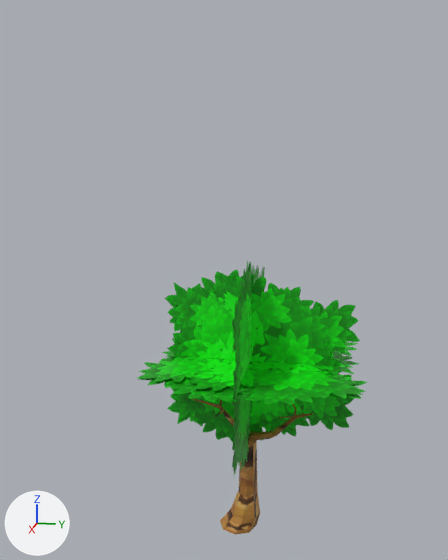
What one commit did to the Blender file Assets/Prefabs/Tree/Tree.blend.
Rendered twice from a 50 mm lens placed at (16.64, 2.88, 11.46), pointed at (-0.12, -0.47, 7.27). The axes (+X, +Y, +Z) are drawn at lower left. The lights are the same throughout.

In view in the first picture: 'Tree'.
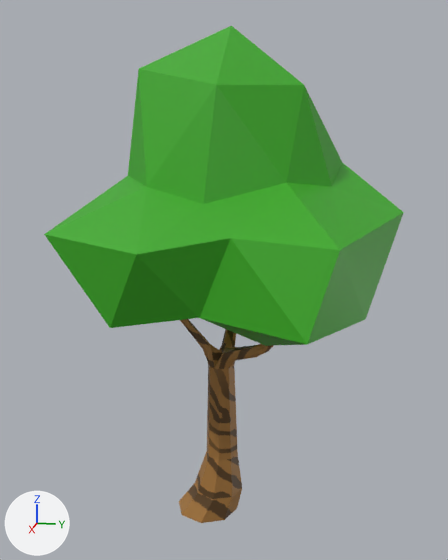
Location of each change, (x1, y1, x2, y2) in pixels of the pictures (448 x 560 px; the box of a moved part takes in the faces that stretch with it):
'Tree', surface changed, reshaped, rescaled (green to brown)
    before: (138, 261, 367, 534)
    after: (44, 26, 404, 523)
part 1 of me_cube_001, moved or reshaped
    before: (193, 399, 313, 534)
    after: (179, 319, 274, 523)
part 2 of me_cube_001, added (green)
    after: (44, 26, 404, 346)
part 3 of me_cube_001, deleted (green)
    before: (138, 340, 363, 405)
part 4 of me_cube_001, deleted (green)
    before: (139, 351, 367, 402)
part 5 of me_cube_001, deleted (green)
    before: (165, 261, 360, 474)

What the commit changed:
Picture 'Wood.png' (img_wood_png) is new.
Material 'Tree' (mat_tree) changes its picture from img_leaf_png to img_wood_png.
me_cube_001 is used by ob_tree; location (0.0, 0.0, 0.0).
Verts and faces of me_cube_001; kept vertices keep their numbers, new ones are numbered from 227.
Before the commit, vertices of me_cube_001: 203 (0.51, -2.22, 7.93), 204 (0.45, -2.22, 2.35), 205 (0.51, 3.36, 7.93), 206 (0.45, 3.36, 2.35), 211 (-2.62, 0.41, 2.21).
Before the commit, vertices of me_cube_001: 212 (3.38, 0.41, 2.21), 213 (-2.62, 0.41, 8.21), 214 (3.38, 0.41, 8.21), 215 (-2.62, 0.38, 8.21), 216 (3.38, 0.38, 8.21).
Before the commit, vertices of me_cube_001: 217 (-2.62, 0.38, 2.21), 218 (3.38, 0.38, 2.21), 219 (0.49, -2.22, 2.35), 220 (0.55, -2.22, 7.93), 221 (0.49, 3.36, 2.35).
Before the commit, vertices of me_cube_001: 222 (0.55, 3.36, 7.93).
me_cube_001 had 227 vertices, 196 faces and spanned x -2.64..3.38, y -2.44..3.56, z -0.41..8.21.
me_cube_001 now has 245 vertices, 270 faces and spans x -1.52..1.5, y -1.73..1.51, z -0.13..4.96.
me_cube_001 part 1: the loose piece of 203 vertices spanning x -1.22..1.62, y -1.2..2.21, z -0.41..4.38 is scaled about its middle by 0.595, then moved by (-0.31, -0.6, -0.69).
me_cube_001 part 2: a new loose piece of 42 vertices spanning x -1.52..1.5, y -1.73..1.51, z 2.09..4.96, in mat_tree (picture img_wood_png).
me_cube_001 part 3: the loose piece of 4 vertices spanning x -2.64..3.36, y -2.44..3.56, z 5.15 is deleted.
me_cube_001 part 4: the loose piece of 4 vertices spanning x -2.64..3.36, y -2.44..3.56, z 5.08 is deleted.
Part 5, on me_cube_001:
Vertices deleted: 203 to 206, 211 to 222 (with the faces that use them).
Object 'Tree' (ob_tree) is rescaled from (1.0, 1.0, 1.0) to (2.81, 2.81, 2.81).
